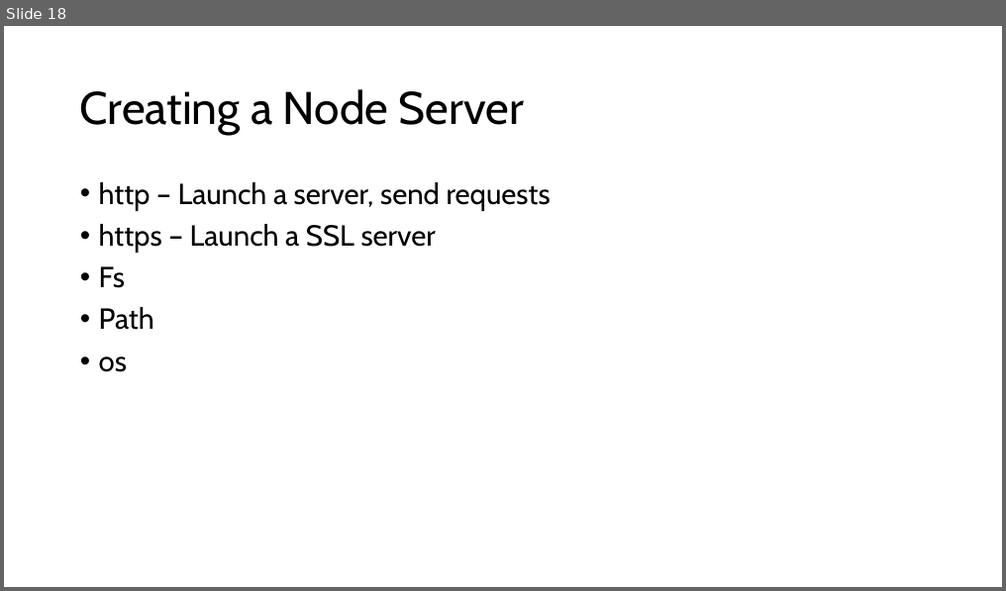
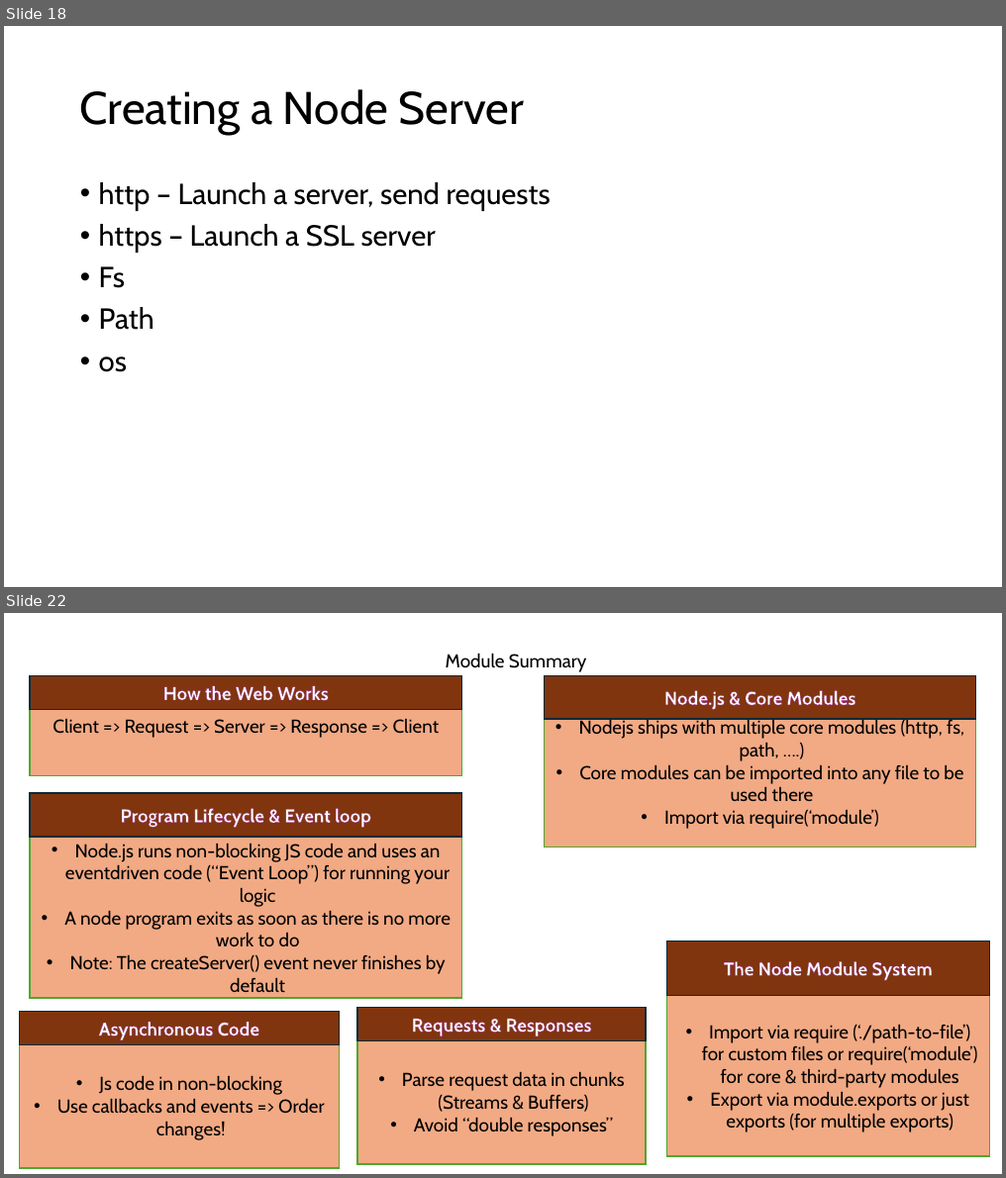
Before and after one commit to PiyushChaturvedii/Batch05, a slide deck: node/Nodejs.pptx. Shown one above the other, each under a label of ours: slide 18 before the commit, slides 18 and 22 after it; the slides between them are not shown. The pictures are 1006x591 and 1006x1178 pixels, drawn with LibreOffice and Linux fonts; fonts in the diff are those of the drawing. Boxes give left, top, right and bottom in pixels: in the first picture for what was removed or moved away, otherwise in the second. Text is boxed around its words. In the diff, an @@ line names an element or a change of style, - is before the commit and + after.

```diff
--- a/node/Nodejs.pptx
+++ b/node/Nodejs.pptx
@@ slide 22 added at [4,613,1002,1174], background #FFFFFF @@
@@ text added at [446,653,587,672], 18 pt, text #000000 @@
+Module Summary
@@ rectangle added at [30,676,462,776], fill #F2AA84, outline #4EA72E 1.5 pt, 18 pt, text #000000 @@
+Client => Request => Server => Response => Client
@@ rectangle added at [30,676,462,710], fill #80350E, outline #092A39 1.5 pt, 18 pt, text #FFFFFF, bold @@
+How the Web Works
@@ rectangle added at [545,676,976,719], fill #80350E, outline #092A39 1.5 pt, 18 pt, text #FFFFFF, bold @@
+Node.js & Core Modules
@@ rectangle added at [545,719,976,848], fill #F2AA84, outline #4EA72E 1.5 pt, 18 pt, text #000000 @@
+• Nodejs ships with multiple core modules (http, fs, path, ….)
+• Core modules can be imported into any file to be used there
+• Import via require(‘module’)
@@ rectangle added at [30,793,462,837], fill #80350E, outline #092A39 1.5 pt, 18 pt, text #FFFFFF, bold @@
+Program Lifecycle & Event loop
@@ rectangle added at [30,837,462,998], fill #F2AA84, outline #4EA72E 1.5 pt, 18 pt, text #000000 @@
+• Node.js runs non-blocking JS code and uses an eventdriven code (“Event Loop”) for running your logic
+• A node program exits as soon as there is no more work to do
+• Note: The createServer() event never finishes by default
@@ rectangle added at [667,941,990,995], fill #80350E, outline #092A39 1.5 pt, 18 pt, text #FFFFFF, bold @@
+The Node Module System
@@ rectangle added at [667,995,990,1157], fill #F2AA84, outline #4EA72E 1.5 pt, 18 pt, text #000000 @@
+• Import via require (‘./path-to-file’) for custom files or require(‘module’) for core & third-party modules
+• Export via module.exports or just exports (for multiple exports)
@@ rectangle added at [19,1012,340,1046], fill #80350E, outline #092A39 1.5 pt, 18 pt, text #FFFFFF, bold @@
+Asynchronous Code
@@ rectangle added at [357,1008,646,1042], fill #80350E, outline #092A39 1.5 pt, 18 pt, text #FFFFFF, bold @@
+Requests & Responses
@@ rectangle added at [19,1044,340,1169], fill #F2AA84, outline #4EA72E 1.5 pt, 18 pt, text #000000 @@
+• Js code in non-blocking
+• Use callbacks and events => Order changes!
@@ rectangle added at [357,1039,646,1164], fill #F2AA84, outline #4EA72E 1.5 pt, 18 pt, text #000000 @@
+• Parse request data in chunks (Streams & Buffers)
+• Avoid “double responses”
```
Also in this commit, not shown: 2 slides changed, 4 other files.
